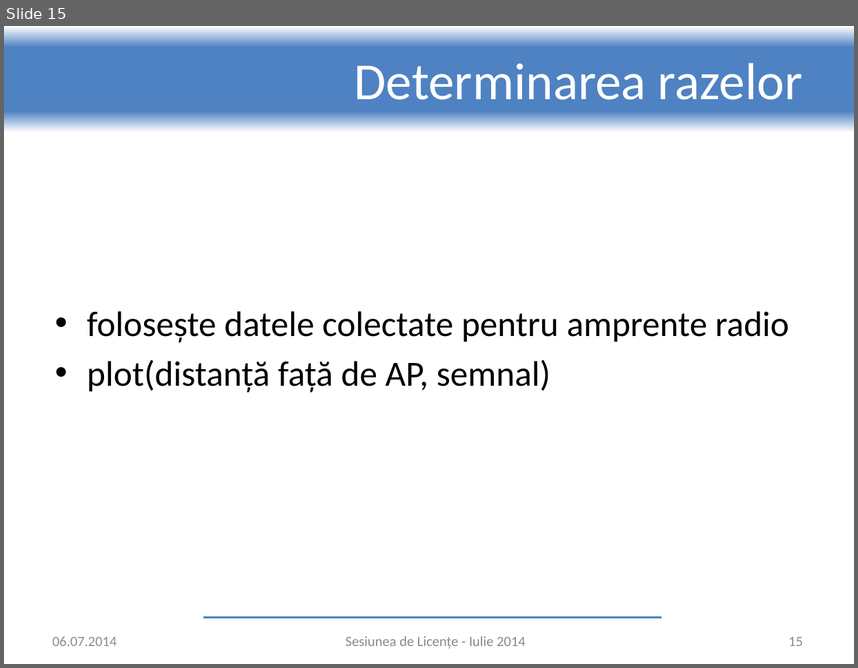
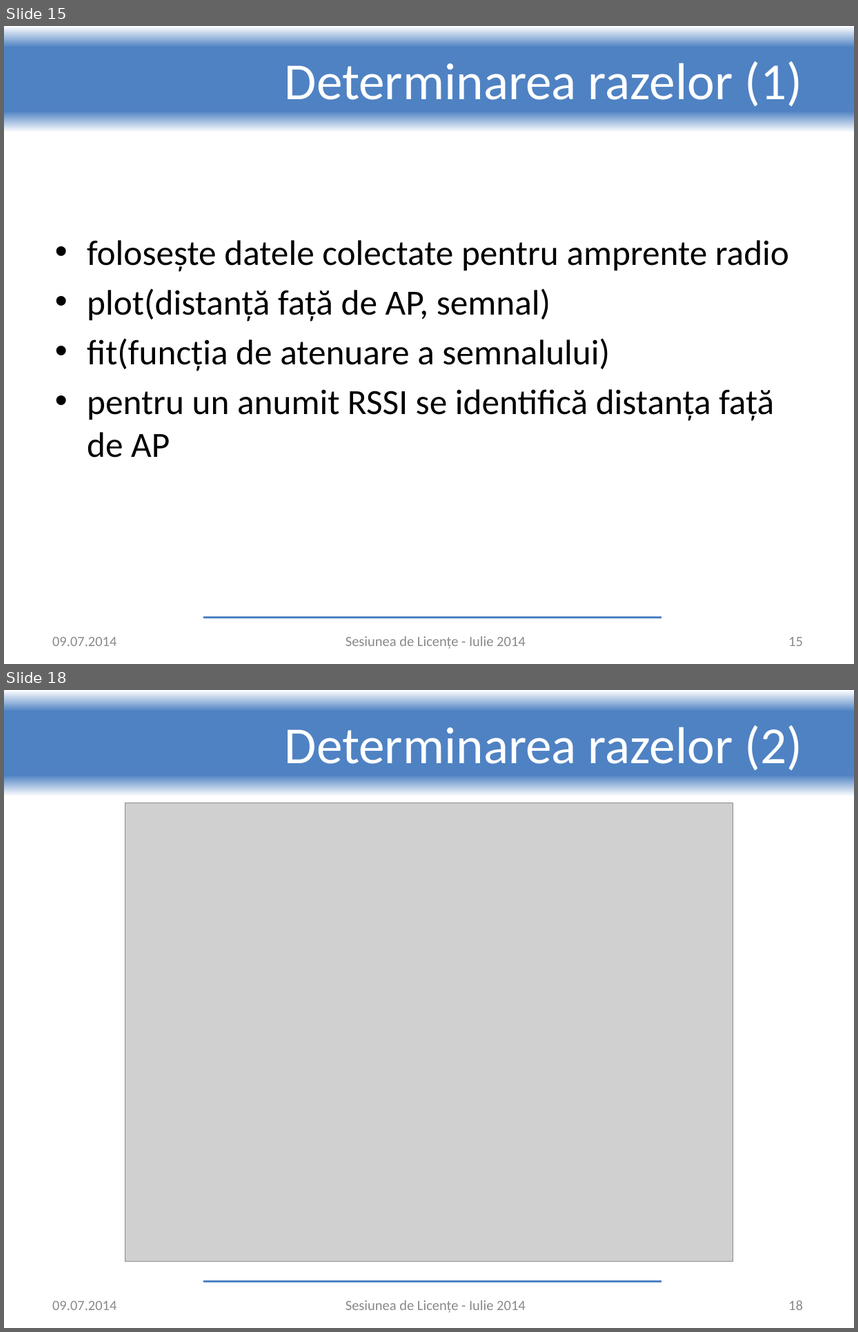
Before and after one commit to adrian-nicolau/radar, a slide deck: presentation.pptx. Shown one above the other, each under a label of ours: slide 15 before the commit, slides 15 and 18 after it; the slides between them are not shown. The pictures are 858x668 and 858x1332 pixels, drawn with LibreOffice and Linux fonts; fonts in the diff are those of the drawing; grey boxes stand for pictures; background and template pictures are left out. Boxes give left, top, right and bottom in pixels: in the first picture for what was removed or moved away, otherwise in the second. Text is boxed around its words. In the diff, an @@ line names an element or a change of style, - is before the commit and + after.

```diff
--- a/presentation.pptx
+++ b/presentation.pptx
@@ slide 18 added at [4,690,854,1328], background #FFFFFF; not listed: 2 template elements that a slide beside it also shows @@
@@ title added at [285,725,802,770], 44 pt, text #FFFFFF @@
+Determinarea razelor (2)
@@ picture added at [125,803,733,1261] @@
@@ text added at [52,1301,116,1310], 12 pt, text #8C8C8C @@
+09.07.2014
@@ text added at [346,1300,526,1312], 12 pt, text #898989 @@
+Sesiunea de Licențe - Iulie 2014
@@ page number added at [789,1300,803,1310], 12 pt, text #8C8C8C @@
+18
@@ slide 15 changed as well @@
@@ title at [285,61,802,106]: text changed @@
-Determinarea razelor
+Determinarea razelor (1)
@@ text at [87,338,774,457]: paragraphs added @@
+• fit(funcția de atenuare a semnalului)
+• pentru un anumit RSSI se identifică distanța față de AP
@@ text at [52,637,116,646]: text changed @@
-06.07.2014
+09.07.2014
```
Also in this commit, not shown: 15 other slides changed, 4 other slides added.
